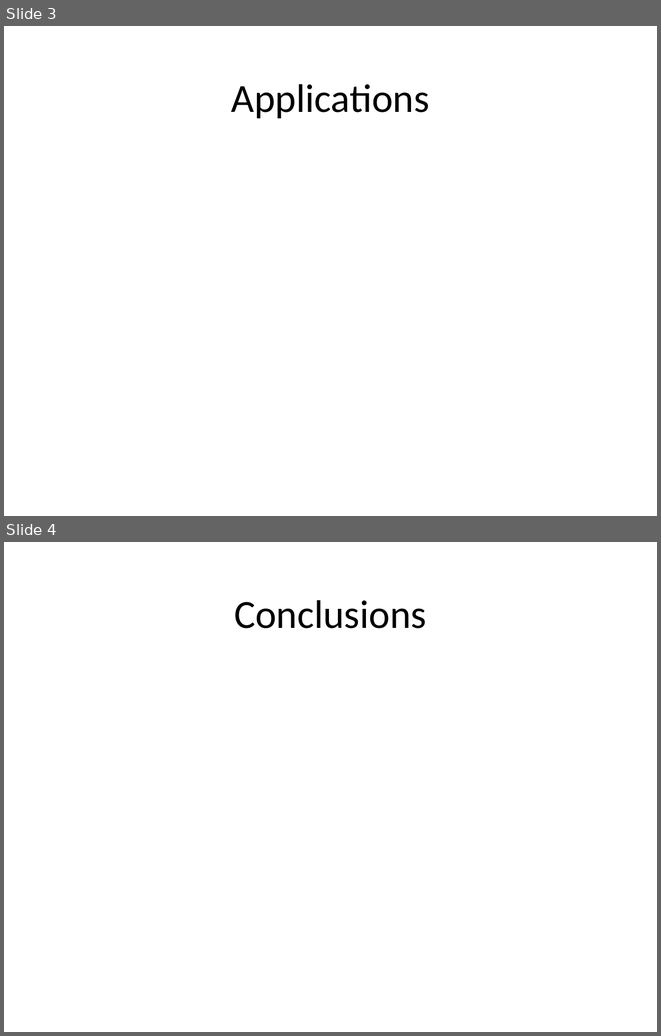
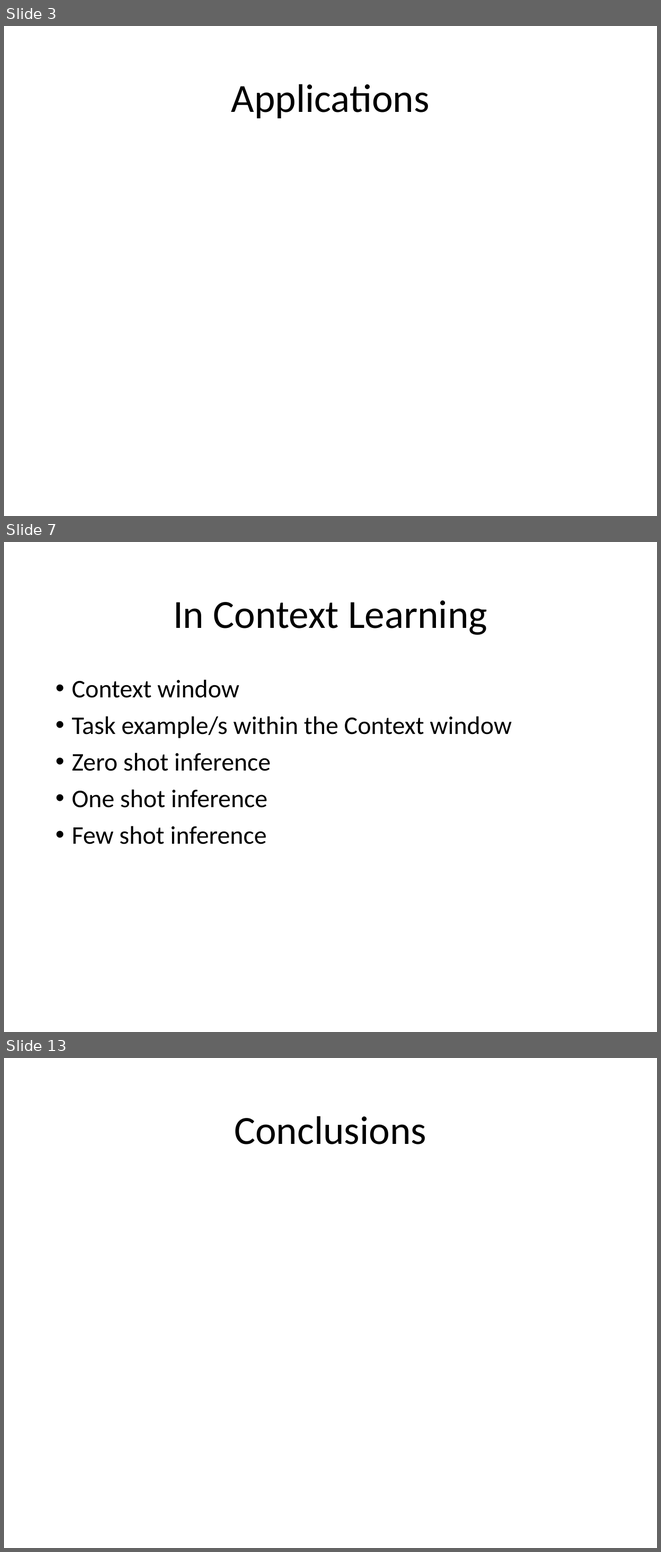
Before and after one commit to look4pritam/LargeLanguageModels, a slide deck: Presentations/LargeLanguageModels.pptx. Shown one above the other, each under a label of ours: slides 3 and 4 before the commit, slides 3, 7 and 13 after it; the slides between them are not shown. The pictures are 661x1036 and 661x1552 pixels, drawn with LibreOffice and Linux fonts; fonts in the diff are those of the drawing. Boxes give left, top, right and bottom in pixels: in the first picture for what was removed or moved away, otherwise in the second. Text is boxed around its words. In the diff, an @@ line names an element or a change of style, - is before the commit and + after.

```diff
--- a/Presentations/LargeLanguageModels.pptx
+++ b/Presentations/LargeLanguageModels.pptx
@@ slide 7 added at [4, 542, 657, 1032], background #FFFFFF @@
@@ title added at [173, 600, 487, 635], 44 pt, text #000000 @@
+In Context Learning
@@ text added at [72, 679, 512, 844], 28 pt, text #000000 @@
+• Context window
+• Task example/s within the Context window
+• Zero shot inference
+• One shot inference
+• Few shot inference
@@ what was slide 4 is now slide 13 @@
```
Also in this commit, not shown: 2 slides changed, 8 other slides added.
